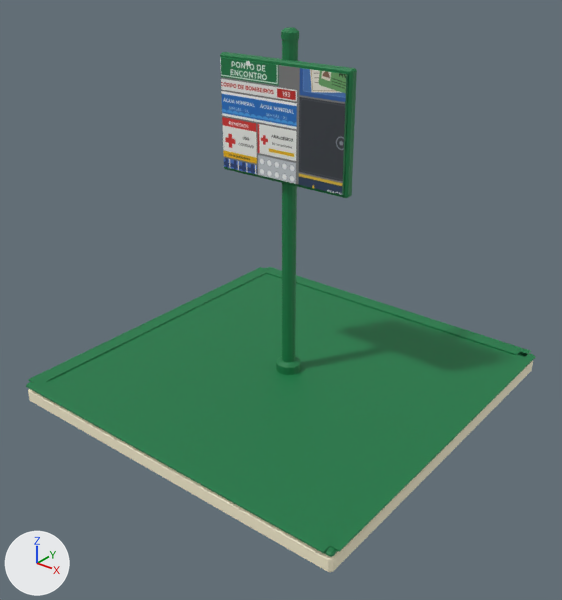
An edit to the FBX model UnityProject/Assets/Itens/Plataforma.fbx, drawn before and after from the same camera.
The view is the same before and after, from a 50 mm camera at (2.97, -3.8, 3.03) aimed at (0.09, -0.2, 0.8). The axes (+X, +Y, +Z) are drawn at lower left. The lights are the same throughout. The picture after the commit comes second. Where no turn or scale is listed for an object, it has been applied to the vertices. Vertices at exactly the same position are counted once.

The first picture shows 'Placa', 'Plataforma', 'Poste'.
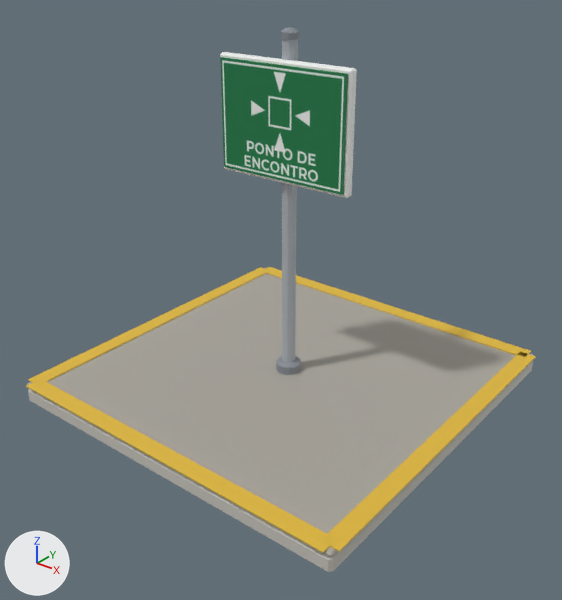
Location of each change, (x1, y1, x2, y2) in pixels of the pictures (562 x 600 px):
part 1 of me_placa, surface changed
    both: (220, 52, 357, 198)
part 2 of me_plataforma, surface changed (green to grey)
    both: (26, 267, 536, 572)
part 3 of me_poste, surface changed (green to grey)
    both: (276, 27, 301, 375)

The change, as a diff of the scene's bpy script:
```diff
--- a/UnityProject/Assets/Itens/Plataforma.fbx.py
+++ b/UnityProject/Assets/Itens/Plataforma.fbx.py
@@ me_placa @@
 me_placa.from_pydata(...)  # 88 vertices, 90 faces; spans x -0.5..0.5, y -0.046..0.082, z -0.375..0.375
 # used by ob_placa; location = (0.0, -0.052, 1.92)
+# me_placa part 1: 90 kept faces spanning x -0.5..0.5, y -0.046..0.082, z -0.375..0.375 get new texture (UV) coordinates
 me_placa.materials.append(mat_dc_m_itens_atlas)
@@ me_plataforma @@
 me_plataforma.from_pydata(...)  # 80 vertices, 76 faces; spans x -1.32..1.32, y -1.32..1.32, z 0.0..0.16
 # used by ob_plataforma; location = (0.0, 0.0, 0.0)
+# me_plataforma part 2: 76 kept faces spanning x -1.32..1.32, y -1.32..1.32, z 0.0..0.16 get new texture (UV) coordinates
 me_plataforma.materials.append(mat_dc_m_itens_atlas)
@@ me_poste @@
 me_poste.from_pydata(...)  # 107 vertices, 140 faces; spans x -0.09..0.09, y -0.09..0.09, z 0.0..2.32
 # used by ob_poste; location = (0.0, 0.0, 0.15)
+# me_poste part 3: texture (UV) coordinates of 140 of 140 faces, centred in x -0.09..0.09, y -0.09..0.09, z 0.0..2.32, changed; they spanned u 0.05..0.08, v 0.89..0.89 and now span u 0.02..0.04, v 0.95..0.95
 me_poste.materials.append(mat_dc_m_itens_atlas)
```
